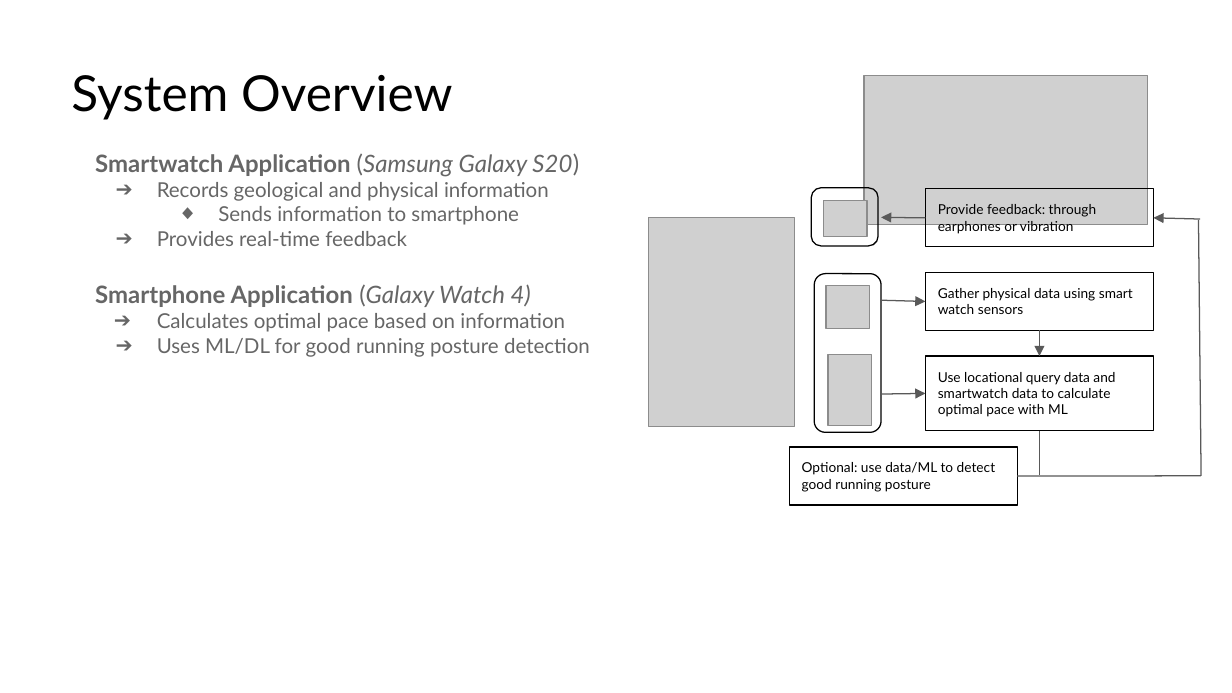
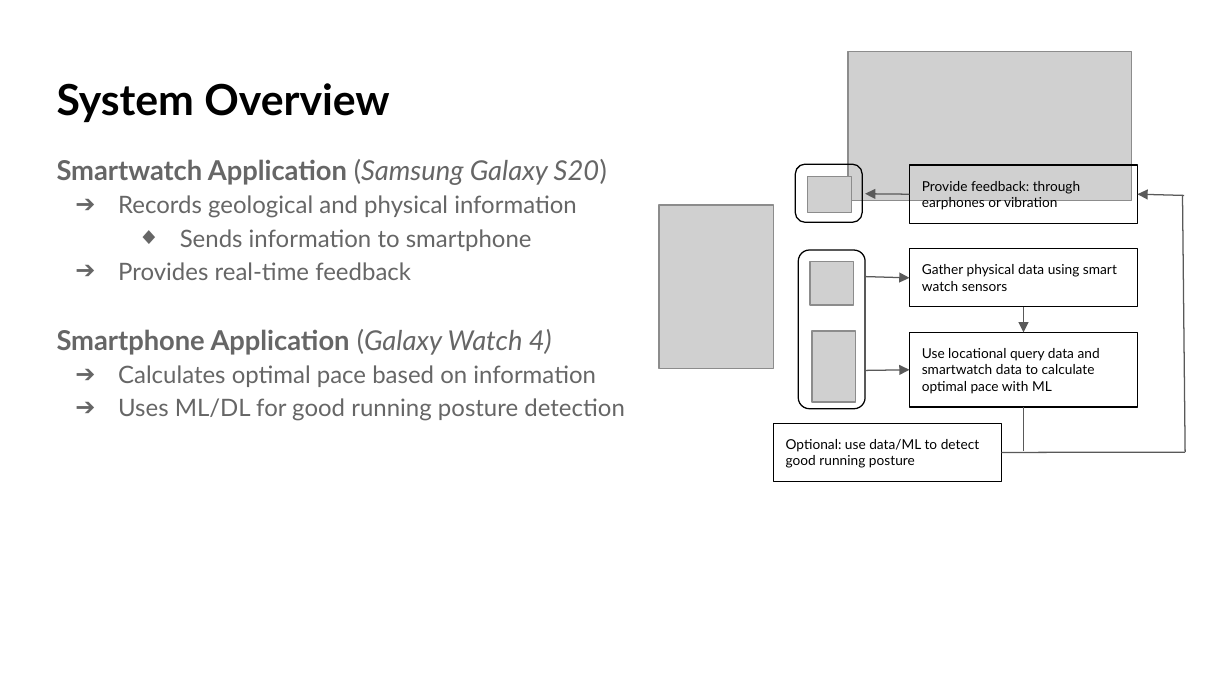
Before and after one commit to crazyboy9103/2021_2_MCA_team7, a slide deck: slide 9 of Project Proposal.pptx (slide 8 before the commit). Drawn at 1232x693 pixels with LibreOffice and Linux fonts; fonts in the diff are those of the drawing; grey boxes stand for pictures. Boxes give left, top, right and bottom in pixels: in the first picture for what was removed or moved away, otherwise in the second. Text is boxed around its words. In the diff, an @@ line names an element or a change of style, - is before the commit and + after.

```diff
--- a/Project Proposal.pptx
+++ b/Project Proposal.pptx
@@ text "System Overview": place and size @@
-text "System Overview" at [71,75,452,120]
+text "System Overview" at [57,83,389,123]
@@ text "System Overview" at [57,83,389,123]: size 29 to 25 pt, bold on; line spacing 0.8 to 1 @@
@@ text "Smartwatch Application (Samsung Galaxy S20)": place and size @@
-text "Smartwatch Application (Samsung Galaxy S20)" at [95,153,590,357]
+text "Smartwatch Application (Samsung Galaxy S20)" at [57,159,624,421]
@@ text "Smartwatch Application (Samsung Galaxy S20)" at [57,159,624,421]: size 14 to 16 pt in "Smartwatch Application (Samsung Galaxy S20)", "Smartphone Application (Galaxy Watch 4)"; size 12 to 14 pt in "Records geological and physical information", "Sends information to smartphone", "Provides real-time feedback", "Calculates optimal pace based on information" and 1 more places; line spacing 1 to 1.15; indent changed @@
@@ picture: place and size @@
-picture at [648,218,795,426]
+picture at [659,206,774,368]
@@ 5 arrows, 4 pictures, 4 rectangles, 3 lines, 2 rounded rectangles: place and size @@
-5 arrows, 4 pictures, 4 rectangles, 3 lines, 2 rounded rectangles at [790,75,1201,505]
+5 arrows, 4 pictures, 4 rectangles, 3 lines, 2 rounded rectangles at [774,52,1185,482]
```
Also in this commit, not shown: 11 other slides changed, 2 slides added, 1 slide removed, 1 other file.
